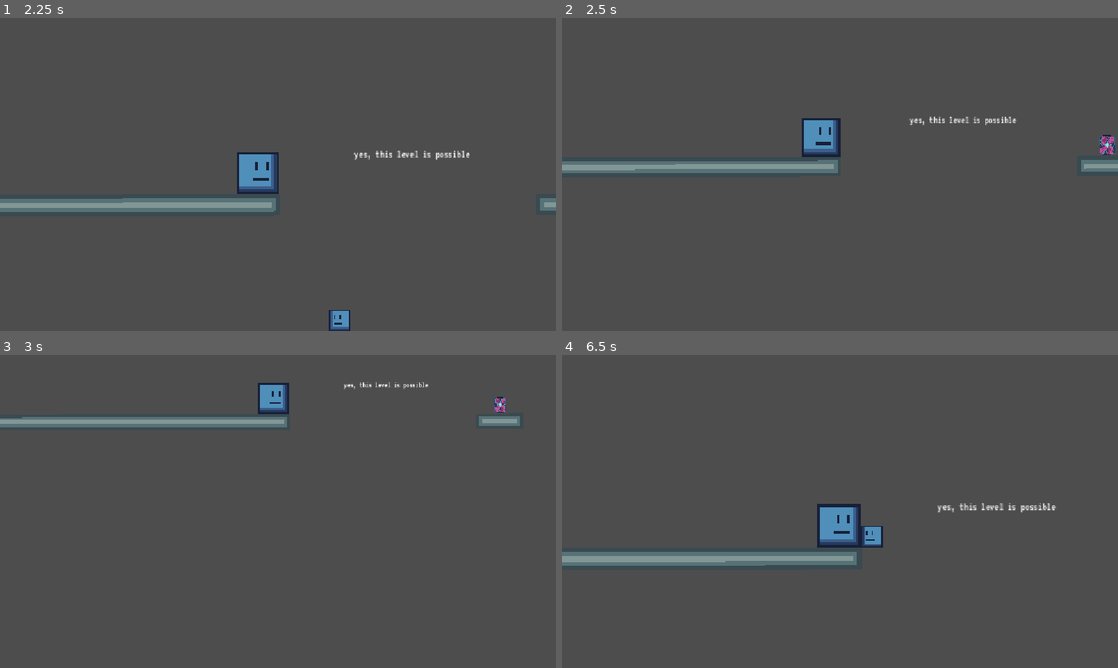
Above: before the commit, frames 1-4 (two rows, left to right).
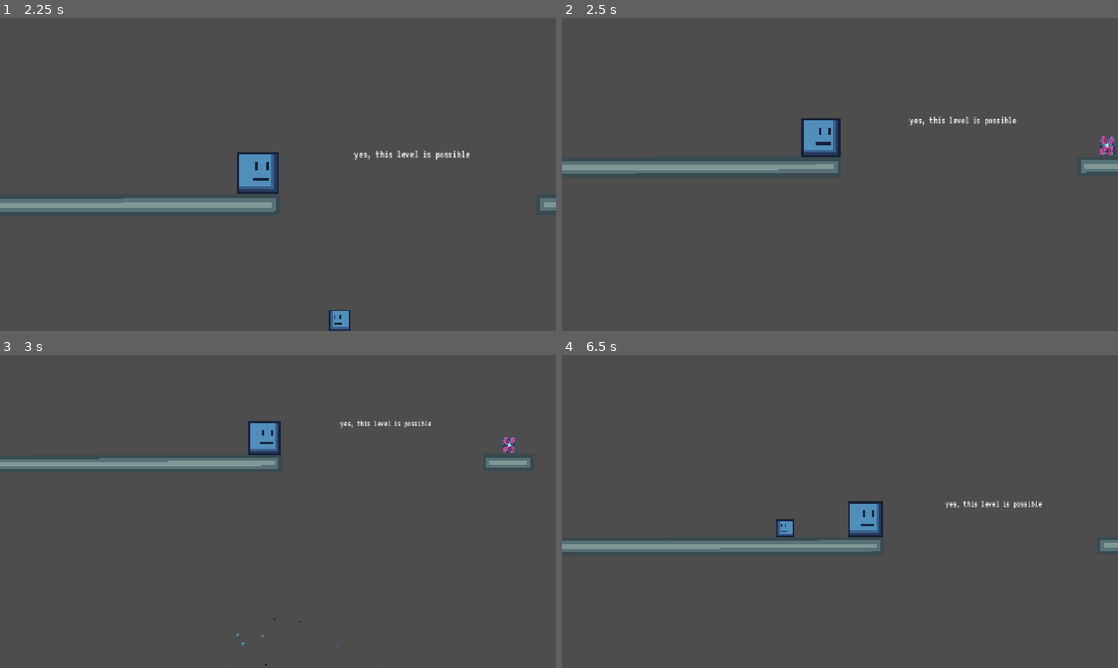
Above: after the commit, the same moments.

Repository: itstntcraft123/small-guy-big-guy
Game: Godot game, scene res://scenes/levels/level24.tscn
Two runs of this game, one before a commit and one after it. Both use one fixed random seed, a clock stepped at 60 frames per second and the inputs below. This scene is started directly instead of the project's main scene.
Inputs (mouse positions are in pixels of both pictures, inside the frame that each line leads up to):
- Up to frame 1 (2.25 s): tap Enter at 0.5 s; move the mouse to (400, 158) at 0.52 s; hold E (interact) 0.53-1.28 s; hold D (small_right) 0.53-2.03 s; click (400, 158) at 0.67 s; tap W (small_jump) at 0.77, 1.52 s; move the mouse to (166, 190) at 1.27 s; tap Alt at 1.35 s; move the mouse to (333, 105) at 2.02 s; hold A (small_left) from 2.03 s (still down); tap Shift at 2.1 s
- Up to frame 2 (2.5 s): keep holding A (small_left)
- Up to frame 3 (3 s): move the mouse to (250, 574) at 2.77 s; release A (small_left) at 2.78 s; hold D (small_right) from 2.78 s (still down); tap E (interact) at 2.85 s; click (250, 574) at 2.92 s
- Up to frame 4 (6.5 s): tap W (small_jump) at 3.02, 3.77, 4.52, 6.02 s; move the mouse to (1006, 558) at 3.52 s; tap Alt at 3.6, 5.85 s; move the mouse to (673, 464) at 4.27 s; release D (small_right) at 4.28 s; hold A (small_left) 4.28-5.03 s; tap Shift at 4.35 s; move the mouse to (867, 511) at 5.02 s; hold D (small_right) 5.03-5.78 s; hold E (interact) 5.03-5.78 s; click (867, 511) at 5.17 s; move the mouse to (756, 433) at 5.77 s; hold A (small_left) from 5.78 s (still down)

Frame 1 is identical in both runs. In frame 2, 0.4% of the frame differs, in the area x 0-100%, y 32-50%; in frame 3, 5.5%; in frame 4, 6.4%, in the area x 0-100%, y 46-68%.

Commit message:
fixed level 24
reattached correct script

Diff:
--- a/scenes/levels/level24.tscn
+++ b/scenes/levels/level24.tscn
@@ -1,18 +1,11 @@
 [gd_scene format=4 uid="uid://bgkmc2ewwxwix"]
 
 [ext_resource type="PackedScene" uid="uid://bwoptb407y16w" path="res://scenes/game.tscn" id="1_4y3fs"]
-[ext_resource type="Script" uid="uid://ekidv6rd28f4" path="res://scripts/game/portal.gd" id="2_4ta7a"]
 [ext_resource type="PackedScene" uid="uid://bi0nb5x6oanyb" path="res://scenes/objects/portal.tscn" id="3_5qb7q"]
 [ext_resource type="FontFile" uid="uid://cu481t7pvuwcn" path="res://fonts/VT323.ttf" id="4_lxfq6"]
 
 [node name="Game" unique_id=2126916218 instance=ExtResource("1_4y3fs")]
-script = ExtResource("2_4ta7a")
-fade_time = 0.3
-move_time = 0.8
-pull_to_center = true
-shrink = true
-spin = true
-spin_turns = 3.0
+game_menu = null
 
 [node name="TileMapLayer" parent="." index="3" unique_id=752737559]
 rotation = -0.0022173794
